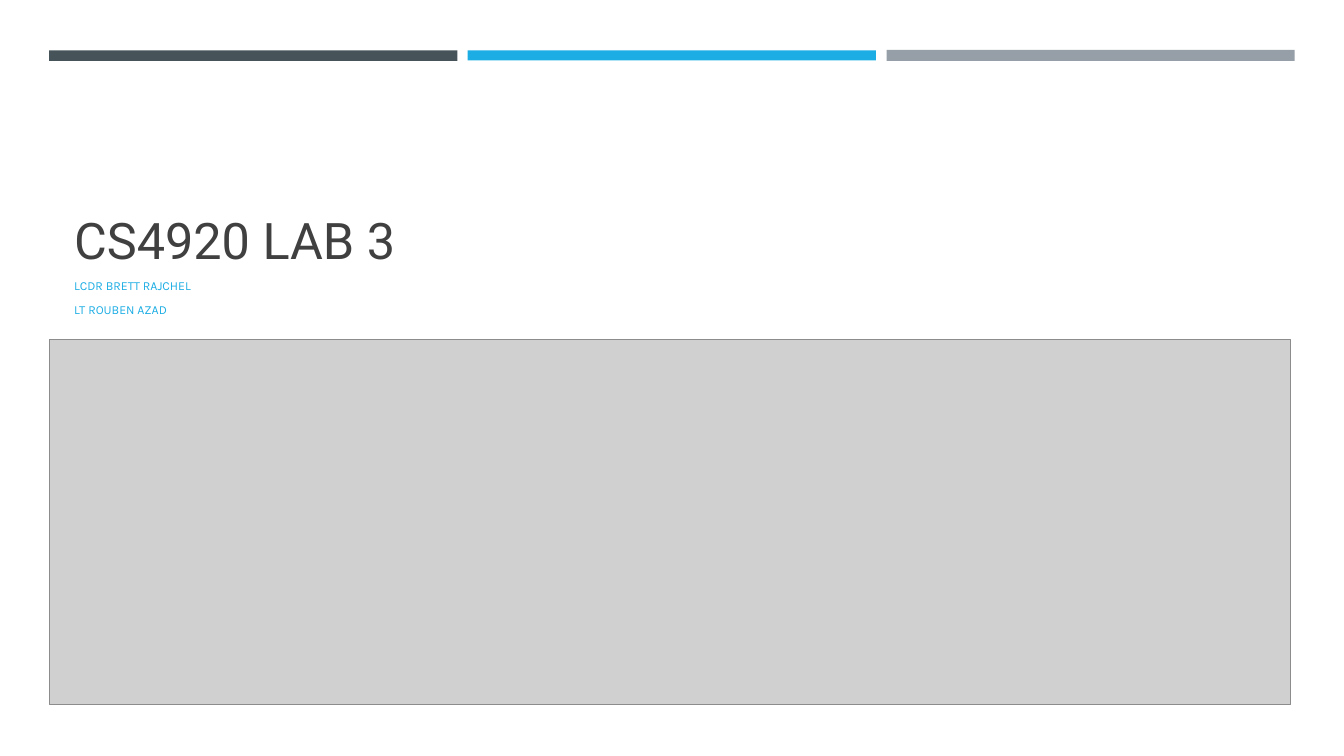
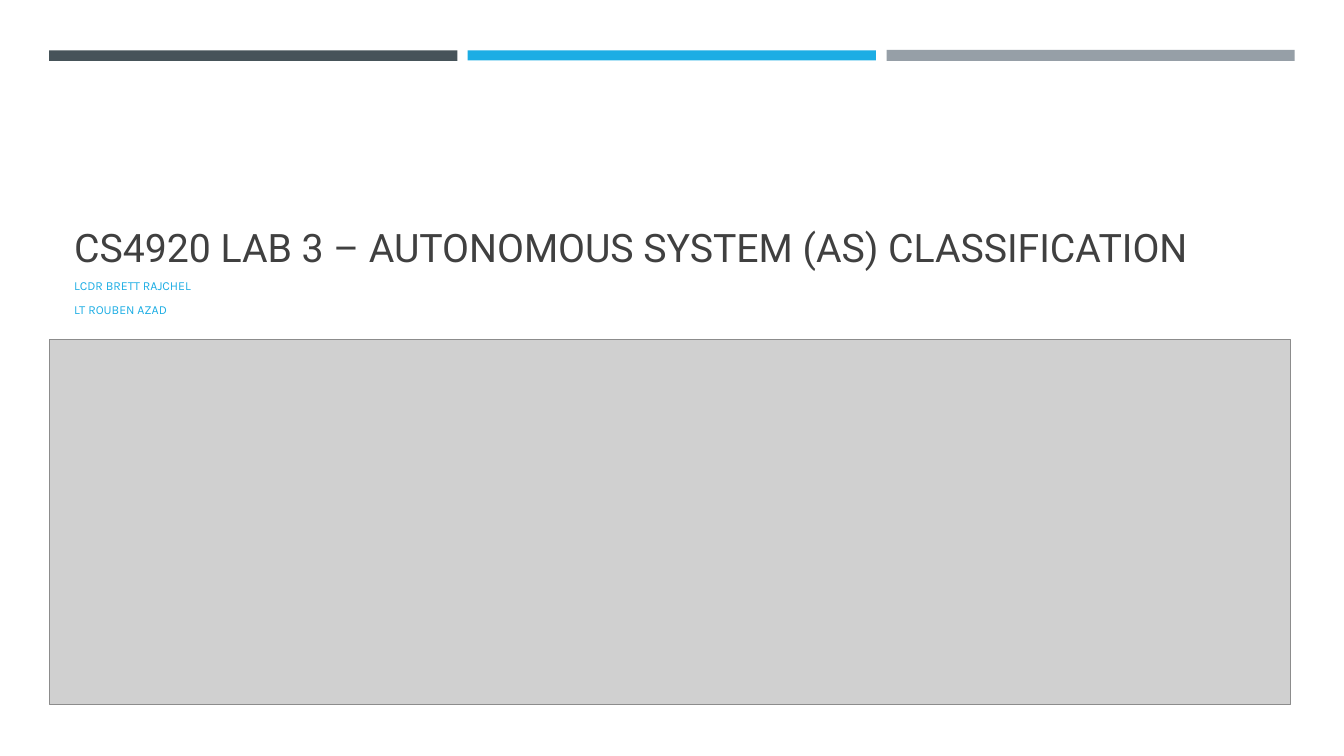
Before and after one commit to rlazad/cs4920Lab3, a slide deck: slide 1 of CS4920 Lab 3.pptx. Drawn at 1344x756 pixels with LibreOffice and Linux fonts; fonts in the diff are those of the drawing; grey boxes stand for pictures. Boxes give left, top, right and bottom in pixels: in the first picture for what was removed or moved away, otherwise in the second. Text is boxed around its words. In the diff, an @@ line names an element or a change of style, - is before the commit and + after.

```diff
--- a/CS4920 Lab 3.pptx
+++ b/CS4920 Lab 3.pptx
@@ title at [74,231,1187,271]: text changed; size 36 to 28 pt @@
-CS4920 LAB 3
+CS4920 LAB 3 – AUTONOMOUS SYSTEM (AS) CLASSIFICATION
```
Also in this commit, not shown: 4 other slides changed.
